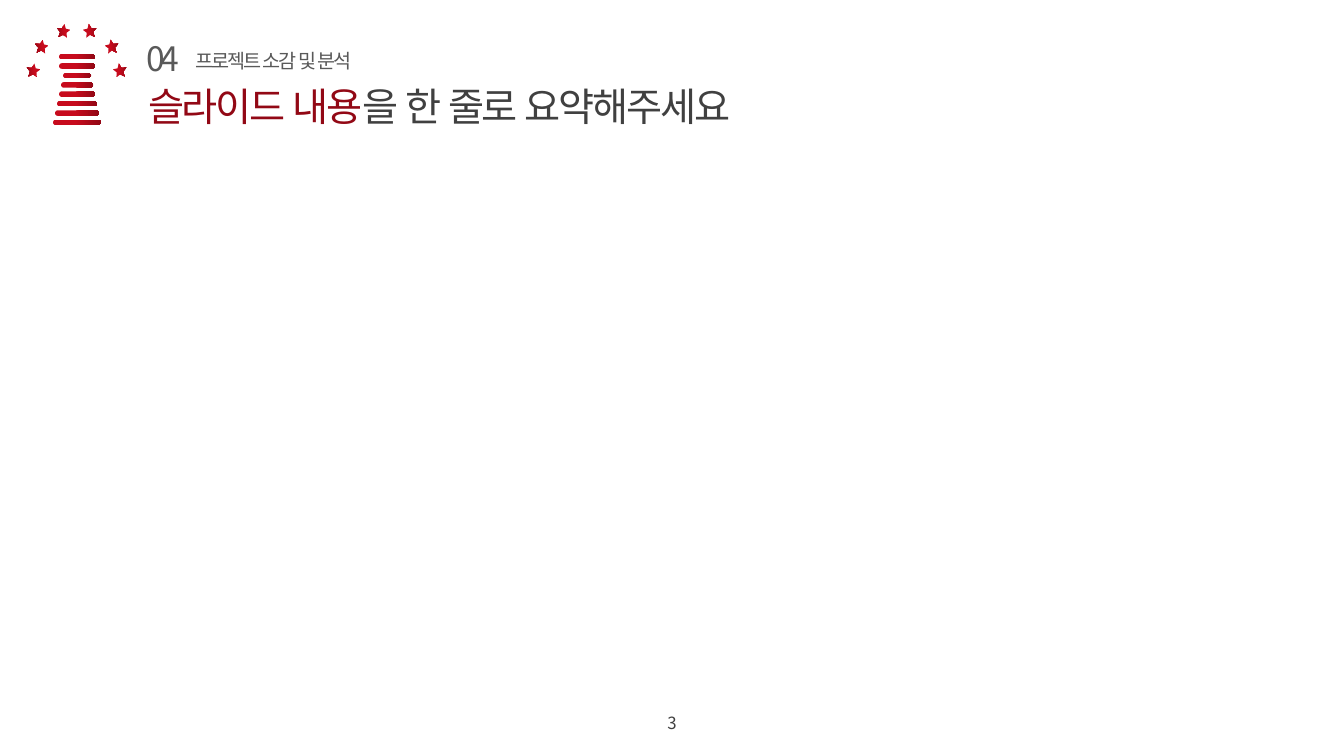
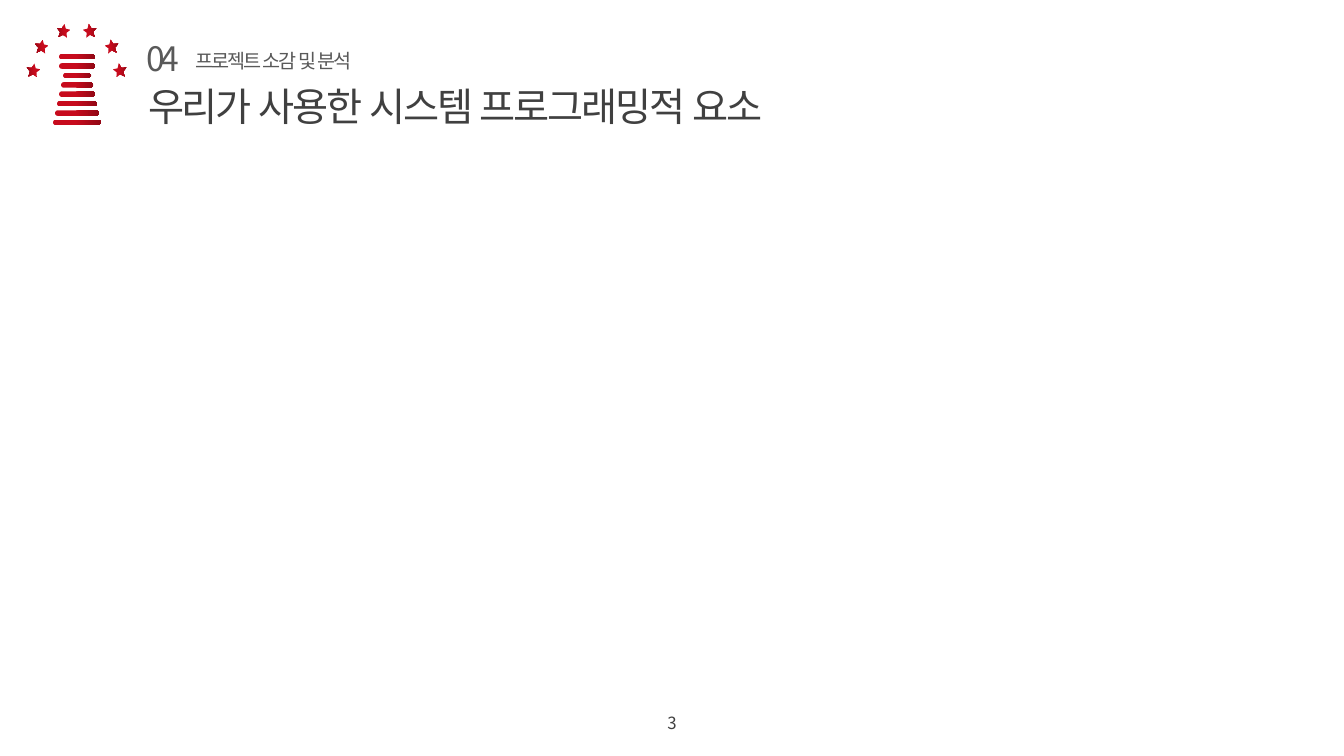
Before and after one commit to azx206/system-programing, a slide deck: slide 17 of 문서 및 동영상 자료/시스템 프로그래밍 MINT CHOCO.pptx (slide 13 before the commit). Drawn at 1344x756 pixels with LibreOffice and Linux fonts; fonts in the diff are those of the drawing; background and template pictures are left out. Boxes give left, top, right and bottom in pixels: in the first picture for what was removed or moved away, otherwise in the second. Text is boxed around its words. In the diff, an @@ line names an element or a change of style, - is before the commit and + after.

```diff
--- a/문서 및 동영상 자료/시스템 프로그래밍 MINT CHOCO.pptx
+++ b/문서 및 동영상 자료/시스템 프로그래밍 MINT CHOCO.pptx
@@ text at (148, 88, 762, 124): text changed @@
-슬라이드 내용을 한 줄로 요약해주세요
+우리가 사용한 시스템 프로그래밍적 요소
```
Also in this commit, not shown: 4 other slides changed, 4 slides added, 1 other file.
